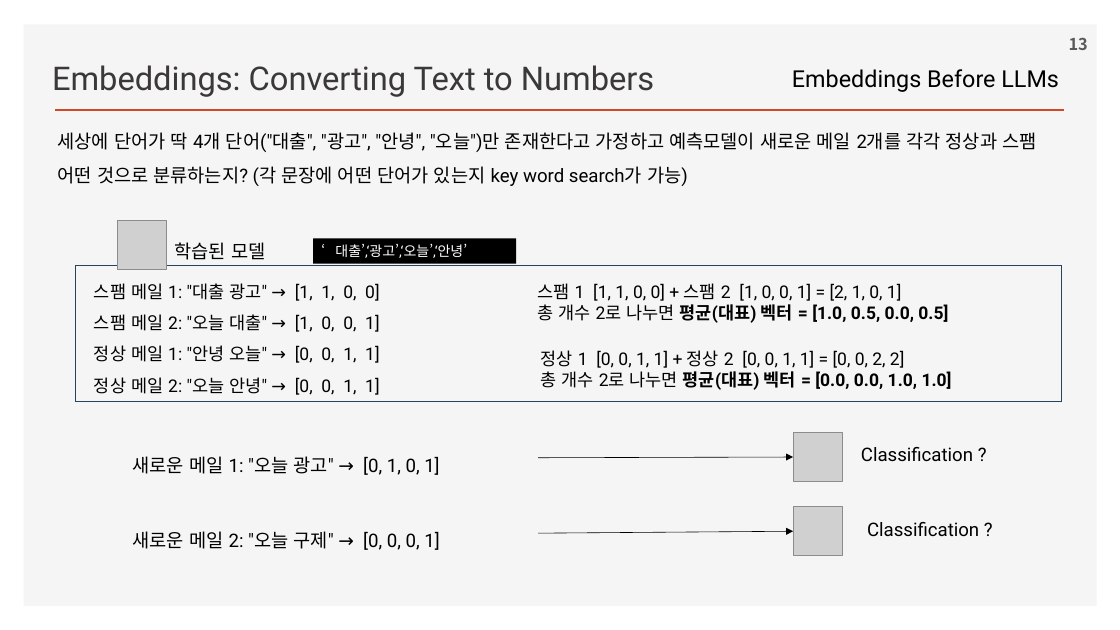
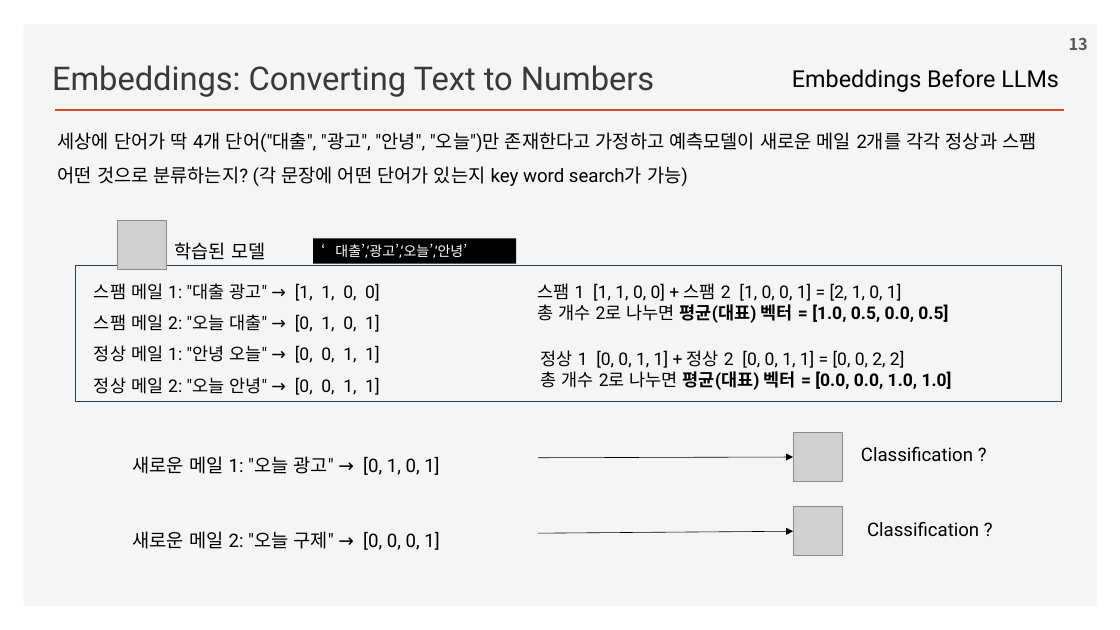
Before and after one commit to ancestor9/2026_Fall_Learning-Langchain-AI-Agent, a slide deck: slide 13 of ppts/CHAPTER 2 RAG Part I_Indexing Your Data.pptx. Drawn at 1120x630 pixels with LibreOffice and Linux fonts; fonts in the diff are those of the drawing; grey boxes stand for pictures; background and template pictures are left out. Boxes give left, top, right and bottom in pixels: in the first picture for what was removed or moved away, otherwise in the second. Text is boxed around its words. In the diff, an @@ line names an element or a change of style, - is before the commit and + after.

```diff
--- a/ppts/CHAPTER 2 RAG Part I_Indexing Your Data.pptx
+++ b/ppts/CHAPTER 2 RAG Part I_Indexing Your Data.pptx
@@ text at (x1=94, y1=314, x2=379, y2=332): text changed @@
-스팸 메일 2: "오늘 대출" → [1, 0, 0, 1]
+스팸 메일 2: "오늘 대출" → [0, 1, 0, 1]
```
Also in this commit, not shown: 10 slides added.
